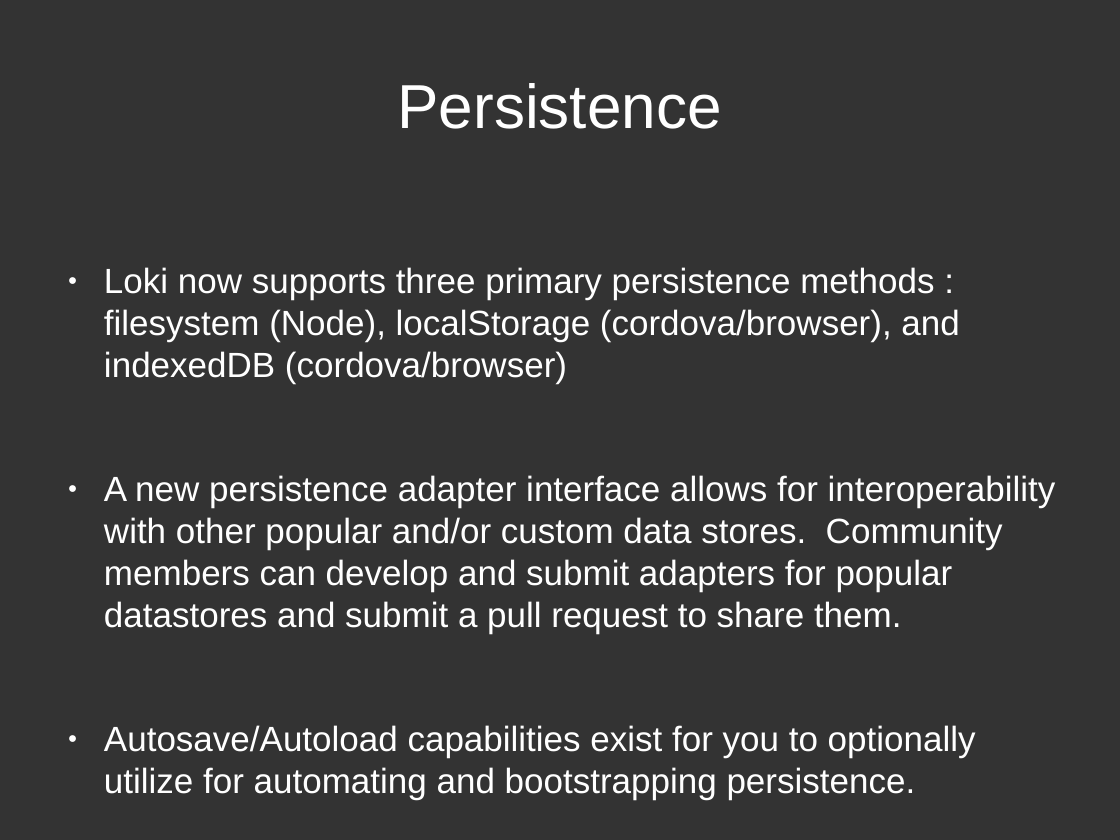
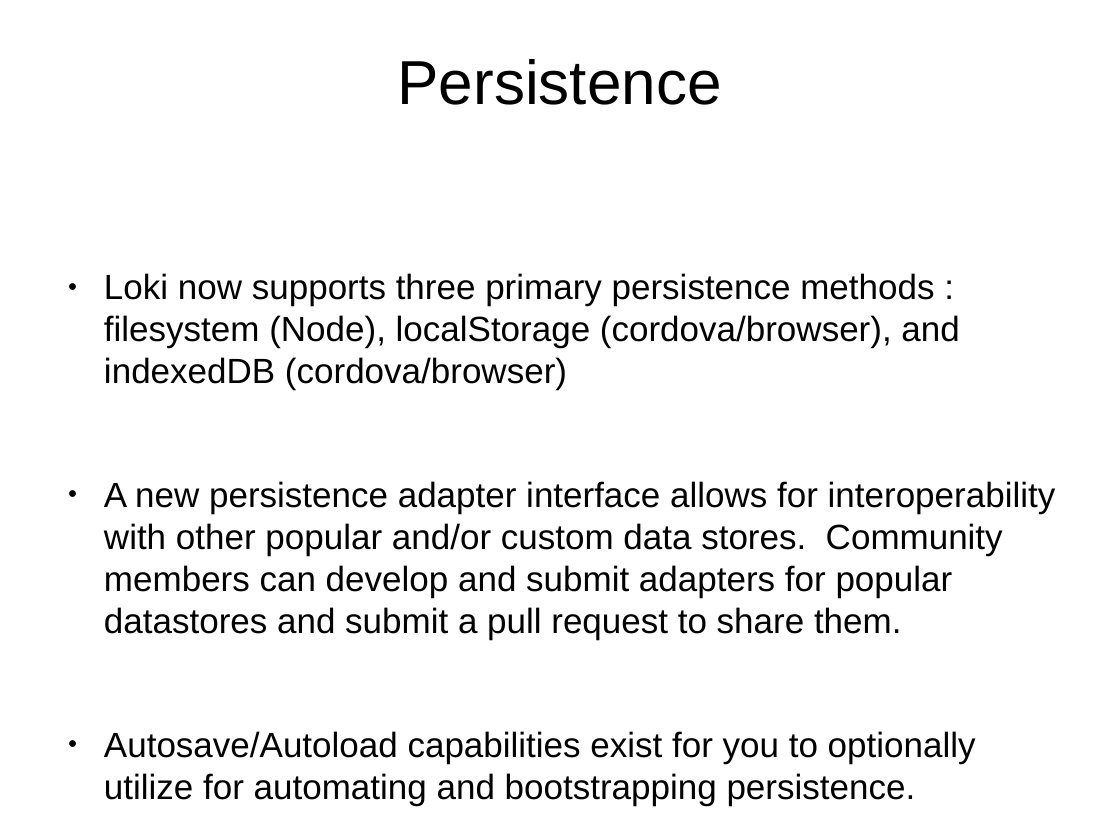
Before and after one commit to techfort/LokiJS, a slide deck: slide 12 of docs/lokijs.odp. Drawn at 1120x840 pixels with LibreOffice and Linux fonts; fonts in the diff are those of the drawing; background and template pictures are left out. Boxes give left, top, right and bottom in pixels: in the first picture for what was removed or moved away, otherwise in the second. Text is boxed around its words. In the diff, an @@ line names an element or a change of style, - is before the commit and + after.

Commit message:
changed presentation theme

```diff
--- a/docs/lokijs.odp
+++ b/docs/lokijs.odp
@@ background #333333 to picture (left out) @@
@@ title "Persistence" at (398, 59, 722, 105): text colour #FFFFFF to #000000 @@
@@ text "Loki now supports three primary ..." at (104, 273, 1056, 806): text colour #FFFFFF to #000000; bullet colour #FFFFFF to #000000 @@
```
Also in this commit, not shown: 15 other slides changed.
